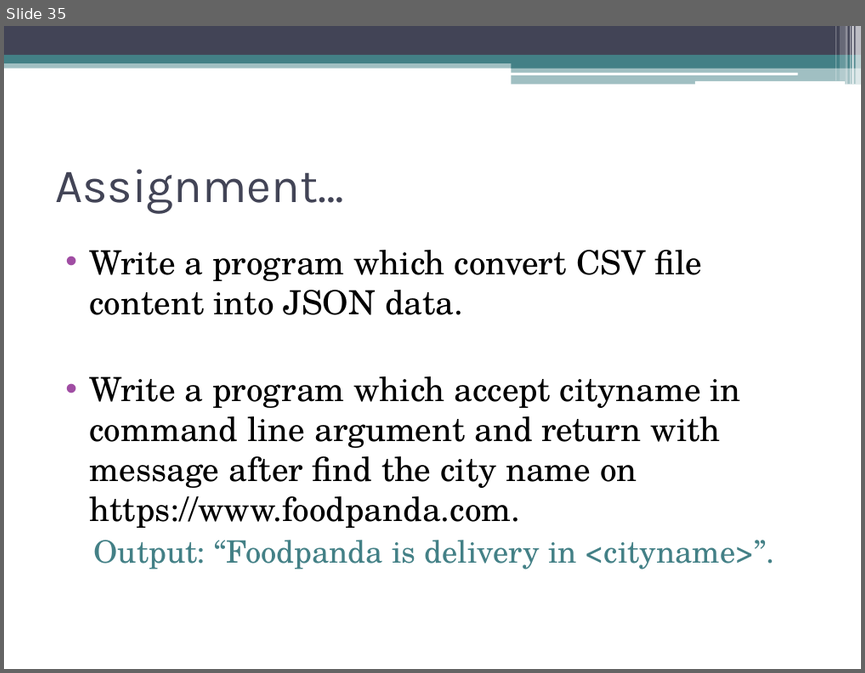
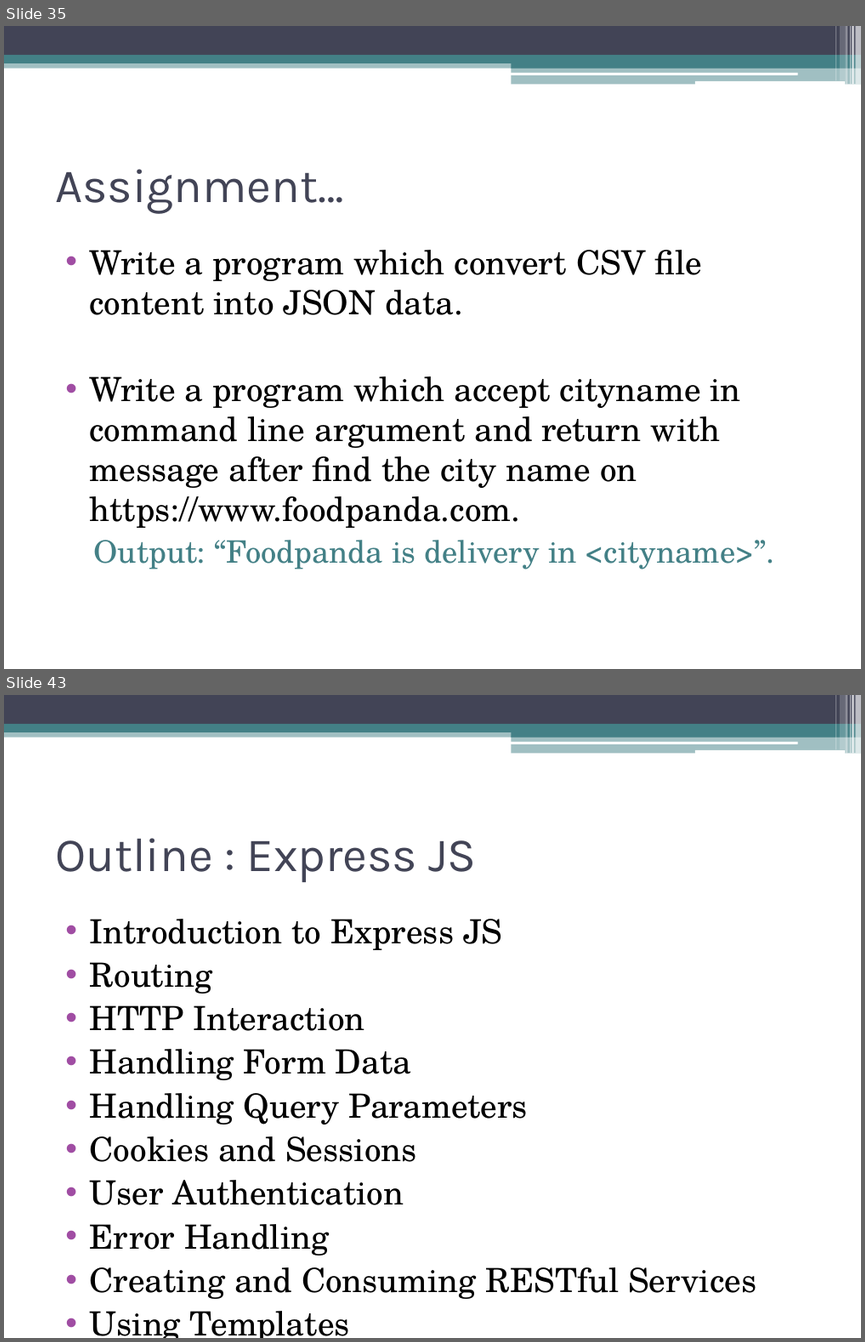
Before and after one commit to akjkhatri/mean_stack, a slide deck: MEAN Stack Workshop.pptx. Shown one above the other, each under a label of ours: slide 35 before the commit, slides 35 and 43 after it; the slides between them are not shown. The pictures are 865x673 and 865x1342 pixels, drawn with LibreOffice and Linux fonts; fonts in the diff are those of the drawing. Boxes give left, top, right and bottom in pixels: in the first picture for what was removed or moved away, otherwise in the second. Text is boxed around its words. In the diff, an @@ line names an element or a change of style, - is before the commit and + after.

Commit message:
Express JS

```diff
--- a/MEAN Stack Workshop.pptx
+++ b/MEAN Stack Workshop.pptx
@@ slide 43 added at (4, 695, 861, 1338), background #FFFFFF; not listed: 13 template elements that a slide beside it also shows @@
@@ title added at (55, 838, 476, 882), 40 pt, text #424456 @@
+Outline : Express JS
@@ text added at (90, 919, 756, 1299), 28 pt, text #000000 @@
+• Introduction to Express JS
+• Routing
+• HTTP Interaction
+• Handling Form Data
+• Handling Query Parameters
+• Cookies and Sessions
+• User Authentication
+• Error Handling
+• Creating and Consuming RESTful Services
+• Using Templates
```
Also in this commit, not shown: 1 slide changed, 14 other slides added.
